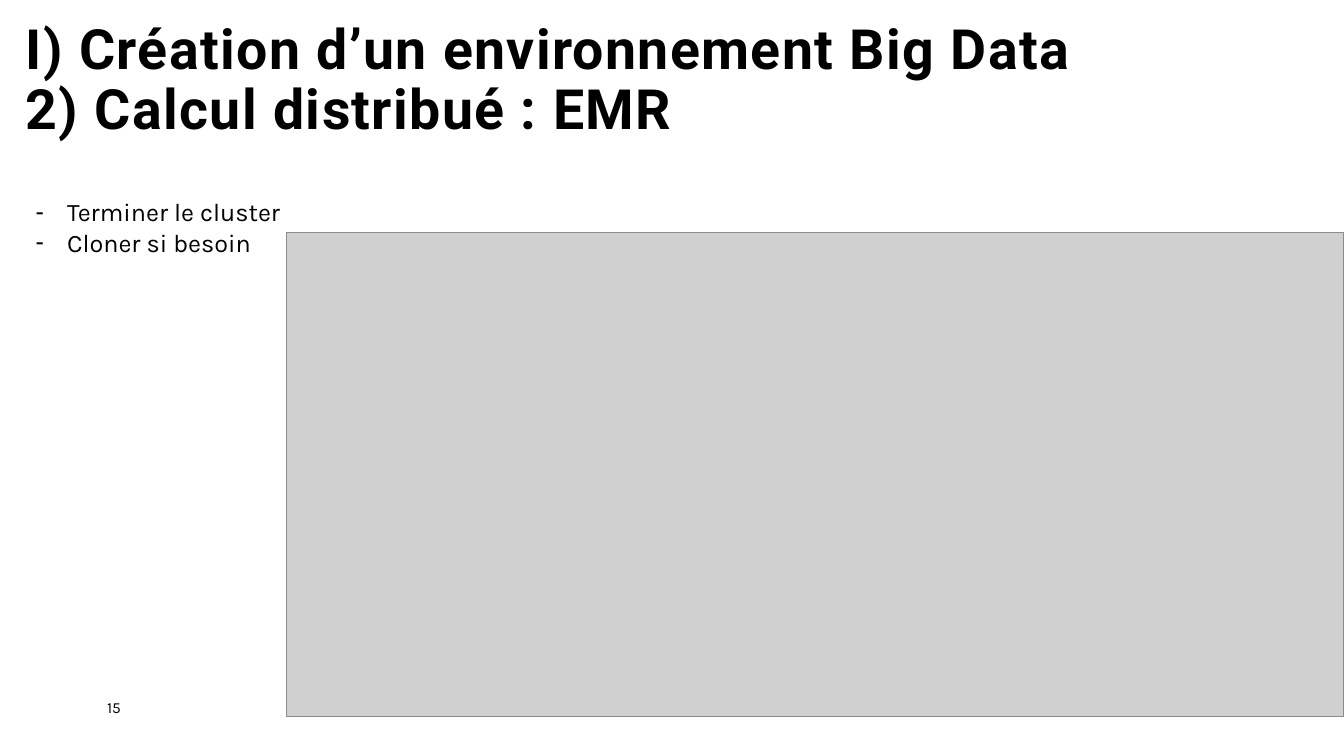
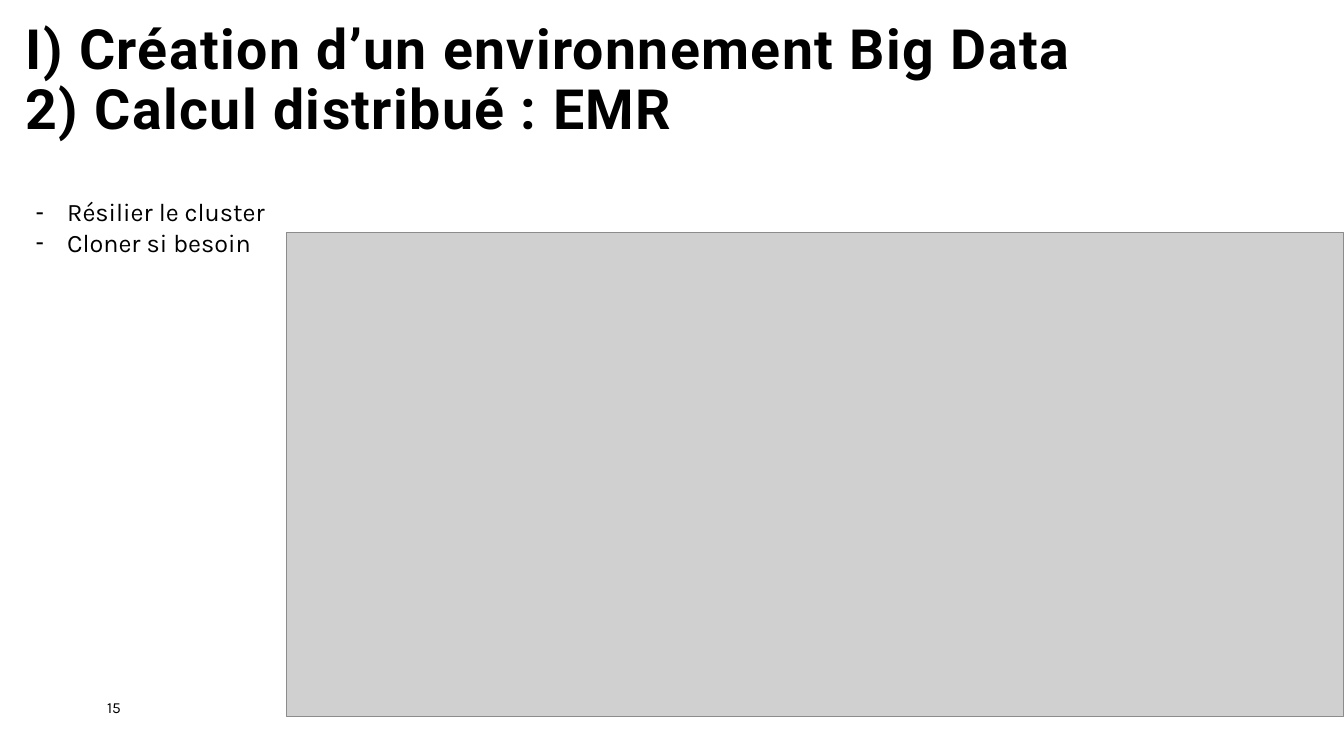
Before and after one commit to oumeima-elgharbi/P8_Data_Science_OpenClassrooms, a slide deck: slide 15 of P8_presentation.pptx. Drawn at 1344x756 pixels with LibreOffice and Linux fonts; fonts in the diff are those of the drawing; grey boxes stand for pictures. Boxes give left, top, right and bottom in pixels: in the first picture for what was removed or moved away, otherwise in the second. Text is boxed around its words. In the diff, an @@ line names an element or a change of style, - is before the commit and + after.

```diff
--- a/P8_presentation.pptx
+++ b/P8_presentation.pptx
@@ text at (67, 202, 265, 222): text changed @@
-– Terminer le cluster
+– Résilier le cluster
```
Also in this commit, not shown: 3 other slides changed, 1 other file.
